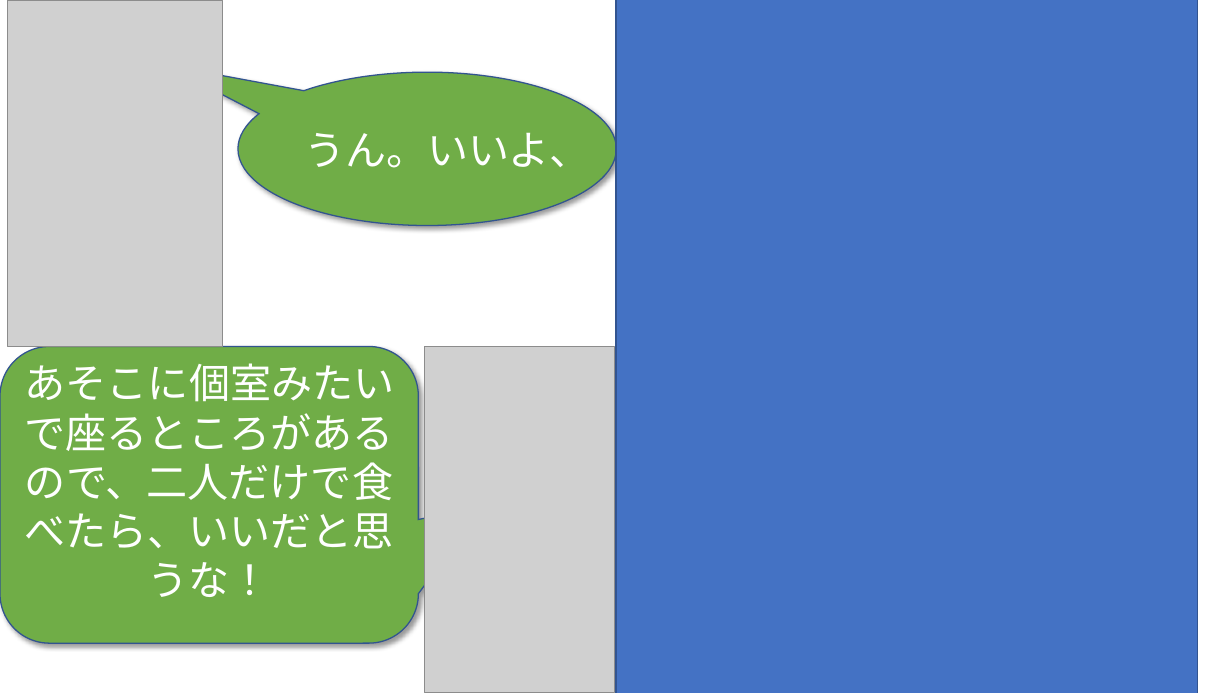
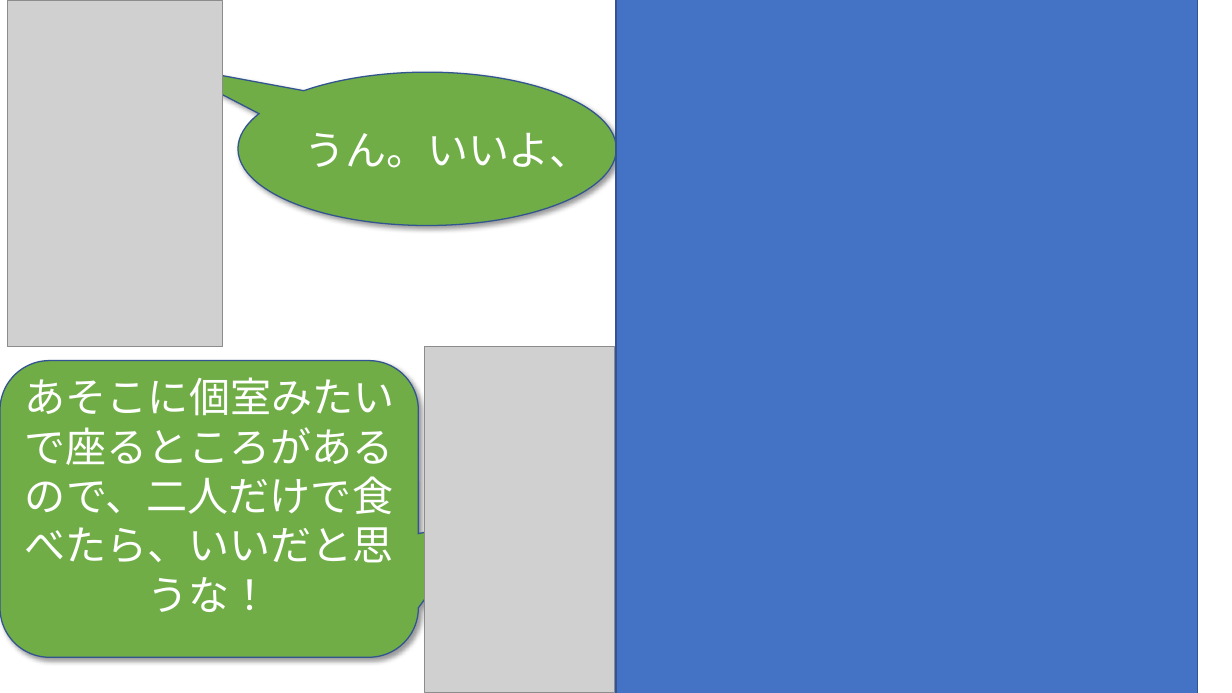
Before and after one commit to phuchung97/phuchung97.github.io, a slide deck: slide 3 of design/story.pptx. Drawn at 1232x693 pixels with LibreOffice and Linux fonts; fonts in the diff are those of the drawing; grey boxes stand for pictures; background and template pictures are left out. Boxes give left, top, right and bottom in pixels: in the first picture for what was removed or moved away, otherwise in the second. Text is boxed around its words. In the diff, an @@ line names an element or a change of style, - is before the commit and + after.

```diff
--- a/design/story.pptx
+++ b/design/story.pptx
@@ rounded speech box "あそこに個室みたいで座るところがあるので、二人だけで食べたら、いいだと思うな！": place and size @@
-rounded speech box "あそこに個室みたいで座るところがあるので、二人だけで食べたら、いいだと思うな！" at (0,347,419,643)
+rounded speech box "あそこに個室みたいで座るところがあるので、二人だけで食べたら、いいだと思うな！" at (0,360,419,657)
```
Also in this commit, not shown: 7 other slides changed, 14 other files.
